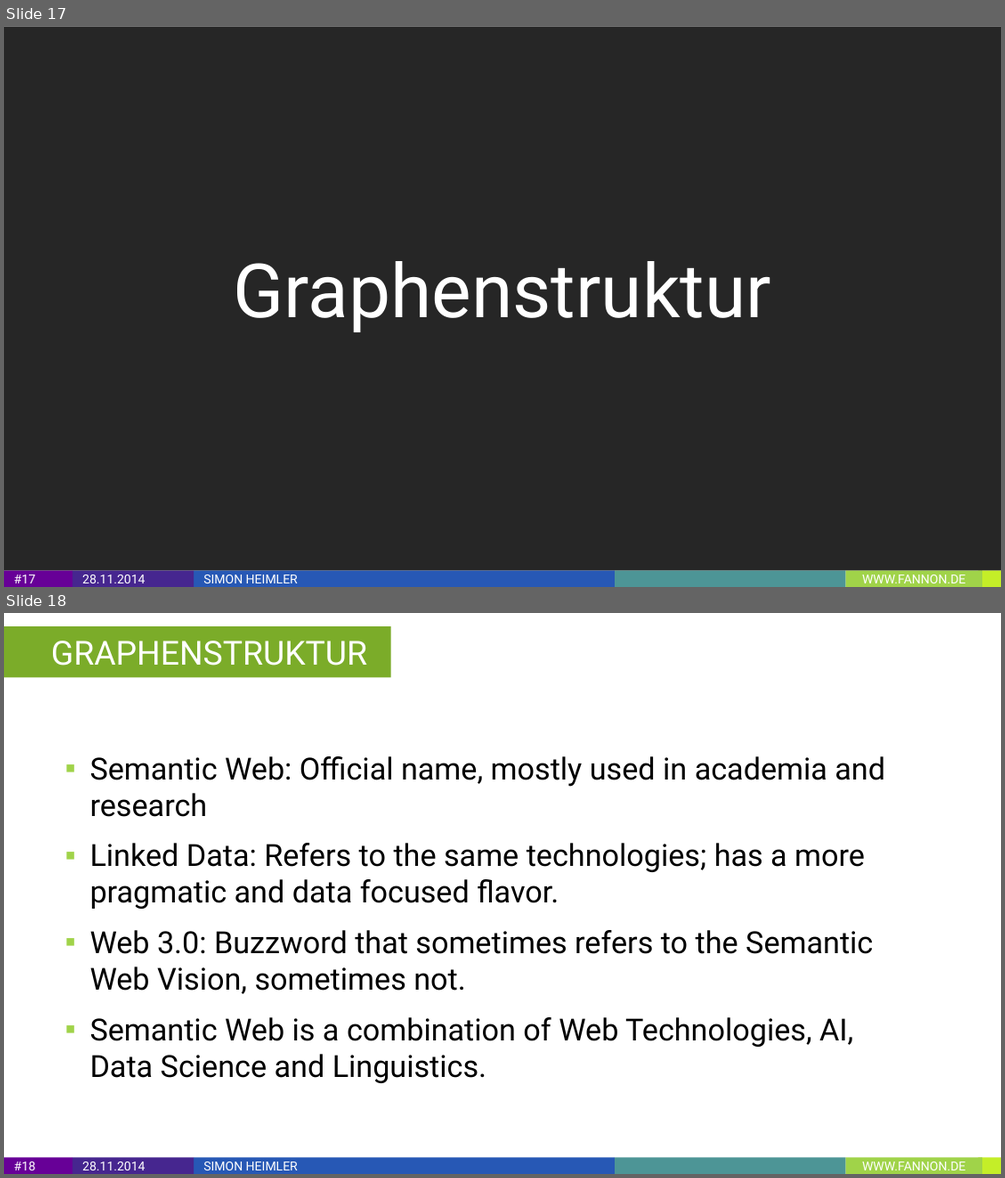
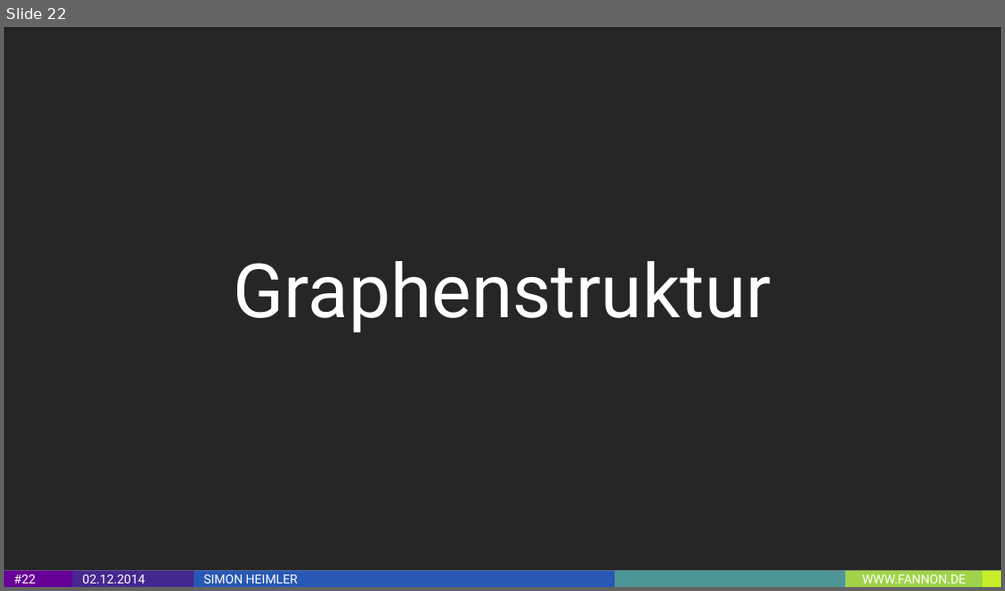
Before and after one commit to Fannon/SemanticWebParadigmen, a slide deck: Semantic Web Paradigmen PPT.pptx. Shown one above the other, each under a label of ours: slides 17 and 18 before the commit, slide 22 after it. The pictures are 1005x1178 and 1005x591 pixels, drawn with LibreOffice and Linux fonts; fonts in the diff are those of the drawing. Boxes give left, top, right and bottom in pixels: in the first picture for what was removed or moved away, otherwise in the second. Text is boxed around its words. In the diff, an @@ line names an element or a change of style, - is before the commit and + after.

```diff
--- a/Semantic Web Paradigmen PPT.pptx
+++ b/Semantic Web Paradigmen PPT.pptx
@@ slide 18 removed at bbox=[4, 613, 1001, 1174], background #FFFFFF; not listed: 6 template elements that a slide beside it also shows @@
@@ rectangle removed at bbox=[4, 627, 391, 678] @@
-GRAPHENSTRUKTUR
@@ text removed at bbox=[90, 756, 885, 1083] @@
-▪ Semantic Web: Official name, mostly used in academia and research
-▪ Linked Data: Refers to the same technologies; has a more pragmatic and data focused flavor.
-▪ Web 3.0: Buzzword that sometimes refers to the Semantic Web Vision, sometimes not.
-▪ Semantic Web is a combination of Web Technologies, AI, Data Science and Linguistics.
@@ what was slide 17 is now slide 22 @@
@@ slide 22 changed as well @@
@@ page number at bbox=[14, 574, 35, 583]: text changed @@
-#17
+#22
@@ text in rectangle at bbox=[82, 574, 145, 583]: text changed @@
-28.11.2014
+02.12.2014
```
Also in this commit, not shown: 18 other slides changed, 27 slides added, 10 other slides removed, 4 other files.
